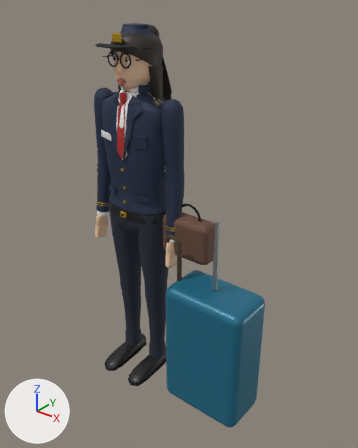
Two versions of the glTF model assets/models/human_lo.glb, one commit apart.
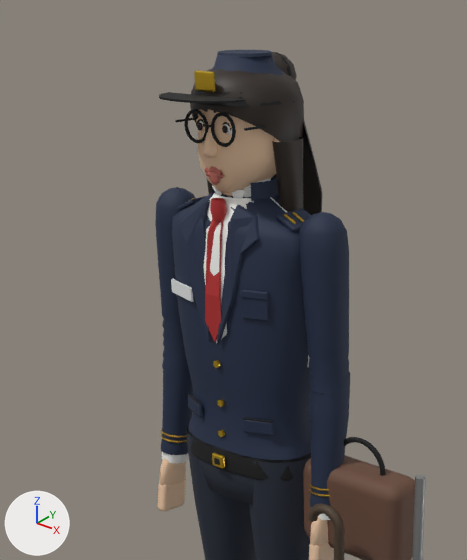
Each version appears first whole from a 50 mm camera at (1.532, -1.613, 1.91) aimed at (0.242, 0.0, 0.91), and next in a close-up on the part from 6% to 67% of the width and 0% to 58% of the height. The lights are fixed; the arrows at lower left show +X, +Y and +Z. The last two pictures show the newer version. Where no turn or scale is listed for an object, it has been applied to the vertices. Vertices at exactly the same position are counted once.

Objects in the first close-up: 'ArmParts_Uniform', 'ArmParts_Uniform.001', 'BagBody', 'CapBadge', 'CapBand', 'CapCrown', 'CapTop', 'CapVisor', 'ForearmParts_Uniform', 'ForearmParts_Uniform.001', 'HairLongTop', 'HeadParts_Skin', 'LegParts_Trousers', 'LegParts_Trousers.001', 'TieMesh', 'TorsoParts_Shirt', 'TorsoParts_Uniform' and 32 more.
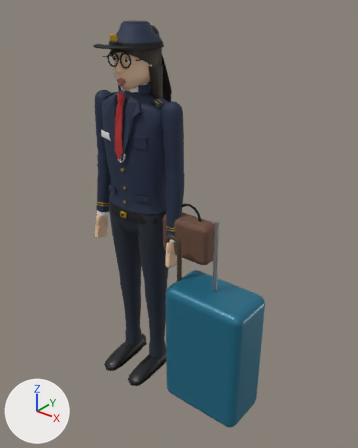
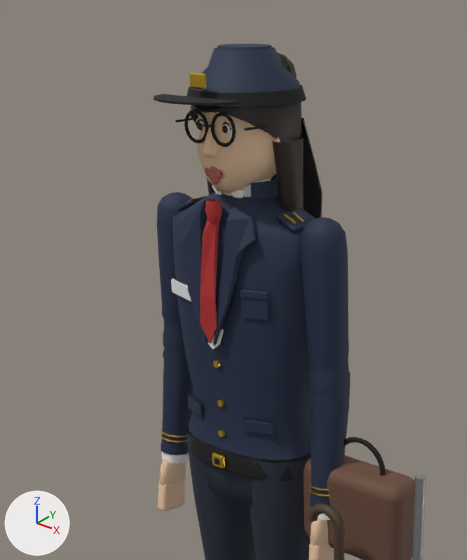
Where the newer file only moved an object's origin or applied its transform, the numbers keep the older frame.

What differs and where, as boxes [x1, y1, x2, y2] in the close-ups (467 x 560 px; the box of a moved part takes in the faces that stretch with it):
'TorsoParts_Uniform', reshaped
    before: [172, 175, 311, 460]
    after: [173, 175, 315, 460]
'ArmParts_Uniform', moved, rescaled
    before: [299, 212, 350, 394]
    after: [301, 217, 350, 394]
'HairLongTop', reshaped, moved, rescaled
    before: [190, 69, 304, 142]
    after: [190, 102, 302, 142]
'CapCrown', moved, rescaled
    before: [211, 51, 284, 75]
    after: [190, 47, 301, 93]
'ArmParts_Uniform.001', moved, rescaled
    before: [155, 187, 195, 351]
    after: [157, 192, 192, 351]
'TieMesh', moved
    before: [205, 198, 227, 342]
    after: [200, 199, 222, 343]
'CapBand', rescaled
    before: [194, 90, 294, 106]
    after: [187, 85, 306, 107]
'CapVisor', moved
    before: [159, 92, 245, 103]
    after: [154, 94, 240, 105]
'CapTop', moved
    before: [217, 50, 272, 57]
    after: [217, 44, 272, 50]
'CapBadge', moved, rescaled (18% narrower, 22% shorter)
    before: [194, 70, 215, 92]
    after: [189, 72, 206, 89]
part 1 of me_mesh_0, moved or reshaped
    before: [217, 205, 259, 344]
    after: [213, 206, 256, 345]
part 2 of me_mesh_0, moved or reshaped
    before: [179, 200, 212, 342]
    after: [175, 200, 208, 343]
part 3 of me_mesh_0, built on
    before: [172, 191, 310, 382]
    after: [195, 191, 279, 378]
part 4 of me_mesh_1, deleted
    before: [203, 193, 309, 368]
part 5 of me_mesh_1, added
    after: [208, 329, 224, 349]

What changed in the scene script:
```text
Change me_mesh_0:
    remove me_mesh_0.from_pydata(...)  # 881 vertices, 1656 faces; spans x -0.186..0.186, y -0.11..0.11, z -0.282..0.282
    add me_mesh_0.from_pydata(...)  # 665 vertices, 1224 faces; spans x -0.186..0.186, y -0.121..0.111, z -0.282..0.282
    me_mesh_0 part 1: the loose piece of 28 vertices spanning x 0.011..0.11, y -0.11..-0.052, z -0.04..0.242 is moved by (0.0, -0.01, 0.0)
    me_mesh_0 part 2: the loose piece of 28 vertices spanning x -0.11..-0.012, y -0.11..-0.052, z -0.04..0.242 is moved by (0.0, -0.01, 0.0)
    me_mesh_0 part 3: 7 vertices moved from x -0.05..0.049, y -0.079..0.089, z 0.202..0.255 to x -0.038..0.038, y -0.075..0.083, z 0.217..0.252; 164 vertices removed from x -0.186..0.186, y -0.1..0.109, z -0.047..0.258; 20 vertices added at x -0.047..0.046, y -0.103..0.111, z 0.012..0.258
    other edits to the shape of me_mesh_0 do not show in these pictures
Change me_mesh_1:
    verts and faces of me_mesh_1; kept vertices keep their numbers, new ones are numbered from 106
    remove me_mesh_1.from_pydata(...)  # 106 vertices, 156 faces; spans x -0.187..0.187, y -0.106..0.106, z -0.19..0.19
    add me_mesh_1.from_pydata(...)  # 44 vertices, 52 faces; spans x -0.057..0.057, y -0.117..0.056, z -0.155..0.19
    me_mesh_1 part 4: the loose piece of 72 vertices spanning x -0.187..0.187, y -0.106..0.106, z -0.19..0.15 is deleted
    me_mesh_1 part 5
    add verts[106] = (0.057, -0.011, 0.16)
    add verts[107] = (-0.057, -0.011, 0.16)
    add verts[108] = (-0.02, -0.117, -0.14)  # pixel (205, 340)
    add verts[109] = (0.02, -0.117, -0.14)  # pixel (219, 344)
    add verts[110] = (0.0, -0.116, -0.155)  # pixel (212, 349)
    add for new, old in zip([*range(111, 116)], [*range(106, 111)]): verts[new] = verts[old] + (0.0, 0.002, 0.0)
    add faces += [(111, 113, 112), (111, 114, 113), (113, 114, 115), (106, 107, 108), (106, 108, 109), (108, 110, 109)]
    add faces += [(108, 113, 115), (108, 115, 110), (110, 115, 114), (109, 110, 114), (109, 114, 111), (106, 109, 111)]
    add faces += [(106, 111, 112), (106, 112, 107), (107, 112, 113), (107, 113, 108)]
Change me_mesh_20:
    used by ob_hairlongtop; parent = ob_hairlong; location = (0.0, 0.0168, 0.036); scale = (0.116, 0.116, 0.116)
    remove me_mesh_20.from_pydata(...)  # 121 vertices, 220 faces; spans x -0.96..0.96, y -0.99..0.99, z -1.0..1.0
    add me_mesh_20.from_pydata(...)  # 65 vertices, 112 faces; spans x -0.96..0.96, y -1.0..1.0, z -1.0..1.0
    me_mesh_20 part 6
    120 vertices are removed from x -0.96..0.96, y -0.99..0.99, z -1.0..0.75
    220 faces are deleted
    64 vertices are added at x -0.96..0.96, y -1.0..1.0, z -1.0..0.85
    112 new faces join them
Change me_mesh_28:
    remove me_mesh_28.from_pydata(...)  # 36 vertices, 36 faces; spans x -0.106..0.106, y -0.115..0.115, z -0.012..0.012
    add me_mesh_28.from_pydata(...)  # 36 vertices, 36 faces; spans x -0.115..0.115, y -0.124..0.124, z -0.012..0.012
    me_mesh_28 part 7: the whole mesh is scaled about its middle by (1.09, 1.08, 1)
Change ob_tiemesh:
    ob_tiemesh.location: (0.0, -0.088, 1.344) -> (0.0, -0.102, 1.344)
Change ob_hairlongtop:
    ob_hairlongtop.location: (0.0, 0.0168, 0.036) -> (0.0, 0.0164, 0.0338)
    ob_hairlongtop.scale: (0.116, 0.116, 0.116) -> (0.114, 0.114, 0.114)
Change ob_capcrown:
    ob_capcrown.location: (0.0, 0.012, 0.113) -> (0.0, 0.012, 0.118)
    ob_capcrown.scale: (0.112, 0.112, 0.112) -> (0.12, 0.12, 0.12)
Change ob_captop:
    ob_captop.location: (0.0, 0.012, 1.753) -> (0.0, 0.012, 1.764)
Change ob_capvisor:
    ob_capvisor.location: (0.0, -0.137, 1.682) -> (0.0, -0.151, 1.68)
Change ob_capbadge:
    ob_capbadge.location: (0.0, -0.1, 0.11) -> (0.0, -0.118, 0.112)
    ob_capbadge.scale: (0.025, 0.025, 0.025) -> (0.02, 0.02, 0.02)
Change ob_armparts_uniform:
    ob_armparts_uniform.location: (0.00075, 0.0, -0.122) -> (0.000705, 0.0, -0.127)
    ob_armparts_uniform.scale: (0.178, 0.178, 0.178) -> (0.173, 0.173, 0.173)
Change ob_armparts_uniform_001:
    ob_armparts_uniform_001.location: (0.00075, 0.0, -0.122) -> (0.000705, 0.0, -0.127)
    ob_armparts_uniform_001.scale: (0.178, 0.178, 0.178) -> (0.173, 0.173, 0.173)
```
